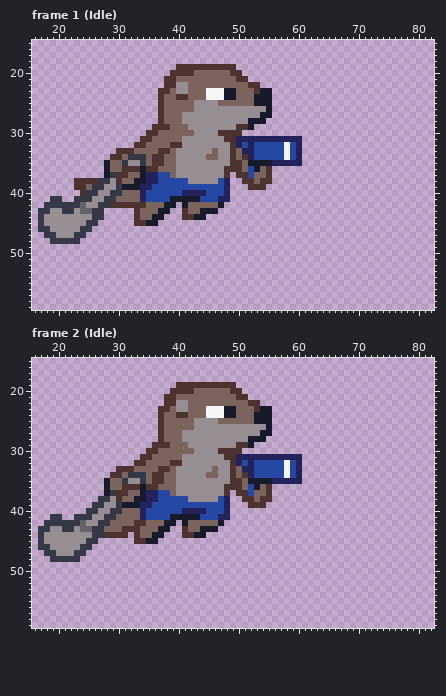
Pixel-art file: Graphics/Characters/Player.aseprite. The picture above was drawn from the file before the commit.
86x64 pixels, 10 frames. Shown: frame 1 (Idle): x 16..82, y 15..59; frame 2 (Idle): x 16..82, y 15..59. The commit also changed other frames, which this record leaves out.
The result:
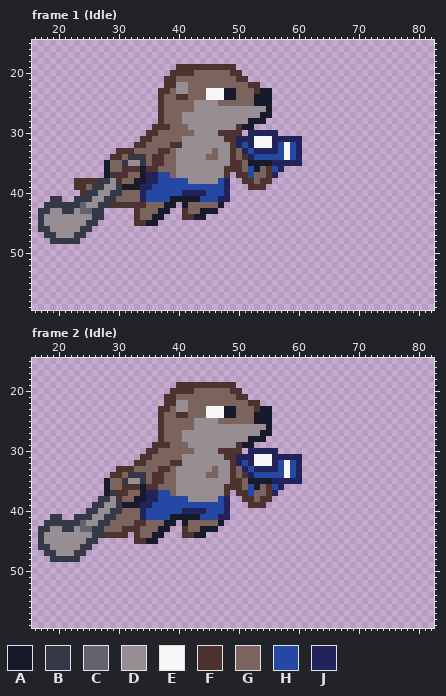
Palette (. is transparent): A #171a2a  B #343847  C #64626c  D #968e93  E #f6f6f6  F #4d3330  G #7b645d  H #2448a3  J #23235c
Change:
--- frame 1 (Idle), layer "Otter"
@@ x 49..59 @@
 28 DDDAAA.....
-29 DFFA.......
-30 FF.........
-31 FJJJJJJJJJJ
-32 FJHJHHHHHEH
-33 FGJJHHHHHEH
+29 DFAA.......
+30 FF.JJJJJ...
+31 FJJJEEEJJJJ
+32 FJHJEEEJHEH
+33 FGJHJJJJHEH
 34 FGFJHHHHHEH
 35 FFGAAAAJJJJ
-36 FFGHAGF....
-37 .FFHGGF....
+36 FFGHAGFHJ..
+37 .FFHGGFJ...
 38 ..FFGFF....
--- frame 2 (Idle), layer "Otter": the same change as frame 1 (Idle)
